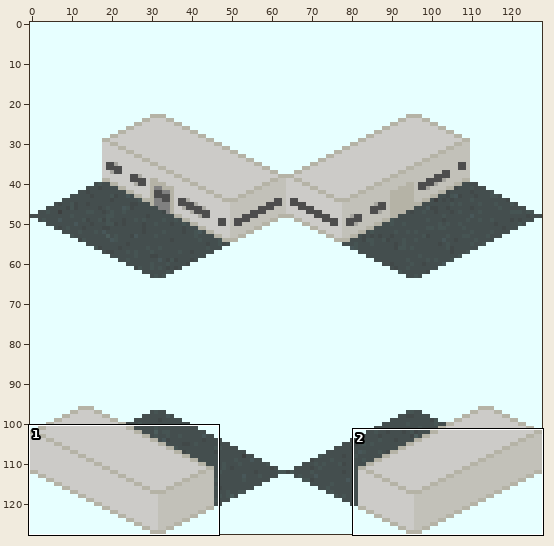
Sprite sheet, stored at source/Simple_Station_Sample.png. Above, an overview of the earlier version with the close-up marked.
Close-up. Old version:
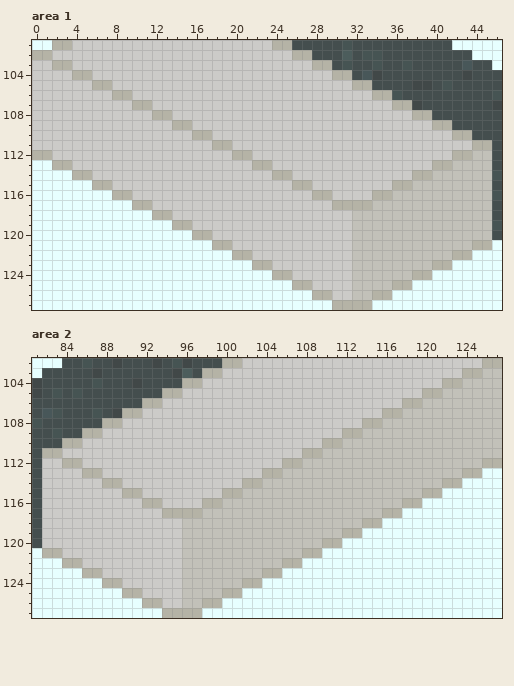
The file is 128x128 pixels. Colours within 5 levels of each other are drawn and written as one. Shown: area 1: x 0..46, y 101..127; area 2: x 81..127, y 102..127. The commit also changed other parts of the picture, which this record leaves out.
The result:
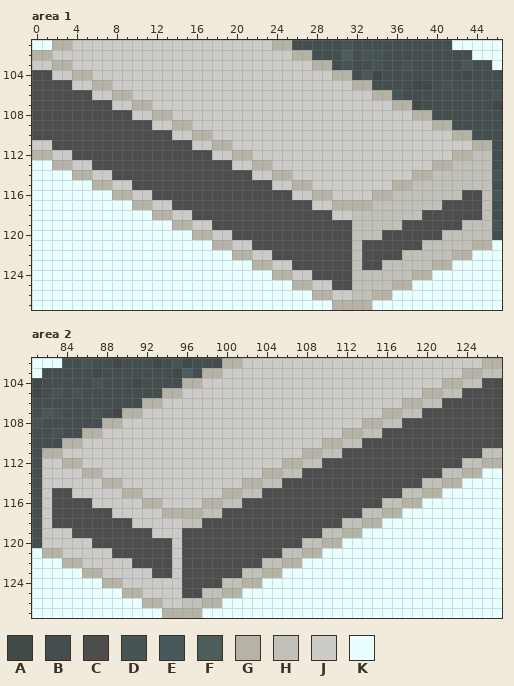
Palette (. is transparent): A #414848  B #444e4e  C #4d4d4d  D #465453  E #485759  F #4c5d5c  G #b5b3a6  H #c2c1b9  J #cccbc8  K #e7ffff
Change:
Changed rows in their new state; - is an unchanged pixel.
Area 1:
first column x 0:
104 CC-------------------------------------------
105 CCCC-----------------------------------------
106 CCCCCC---------------------------------------
107 CCCCCCCC-------------------------------------
108 CCCCCCCCCC-----------------------------------
109 CCCCCCCCCCCC---------------------------------
110 CCCCCCCCCCCCCC-------------------------------
111 --CCCCCCCCCCCCCC-----------------------------
112 ----CCCCCCCCCCCCCC---------------------------
113 ------CCCCCCCCCCCCCC-------------------------
114 --------CCCCCCCCCCCCCC-----------------------
115 ----------CCCCCCCCCCCCCC---------------------
116 ------------CCCCCCCCCCCCCC-----------------CC
117 --------------CCCCCCCCCCCCCC-------------CCCC
118 ----------------CCCCCCCCCCCCCC---------CCCCCC
119 ------------------CCCCCCCCCCCCCC-----CCCCCC--
120 --------------------CCCCCCCCCCCC---CCCCCC----
121 ----------------------CCCCCCCCCC-CCCCCC------
122 ------------------------CCCCCCCC-CCCC--------
123 --------------------------CCCCCC-CC----------
124 ----------------------------CCCC-------------
125 ------------------------------CC-------------
Area 2:
first column x 83:
104 -------------------------------------------CC
105 -----------------------------------------CCCC
106 ---------------------------------------CCCCCC
107 -------------------------------------CCCCCCCC
108 -----------------------------------CCCCCCCCCC
109 ---------------------------------CCCCCCCCCCCC
110 -------------------------------CCCCCCCCCCCCCC
111 -----------------------------CCCCCCCCCCCCCC--
112 ---------------------------CCCCCCCCCCCCCC----
113 -------------------------CCCCCCCCCCCCCC------
114 -----------------------CCCCCCCCCCCCCC--------
115 CC-------------------CCCCCCCCCCCCCC----------
116 CCCC---------------CCCCCCCCCCCCCC------------
117 CCCCCC-----------CCCCCCCCCCCCCC--------------
118 CCCCCCCC-------CCCCCCCCCCCCCC----------------
119 --CCCCCCCC---CCCCCCCCCCCCCC------------------
120 ----CCCCCCCC-CCCCCCCCCCCC--------------------
121 ------CCCCCC-CCCCCCCCCC----------------------
122 --------CCCC-CCCCCCCC------------------------
123 ----------CC-CCCCCC--------------------------
124 -------------CCCC----------------------------
125 -------------CC------------------------------
